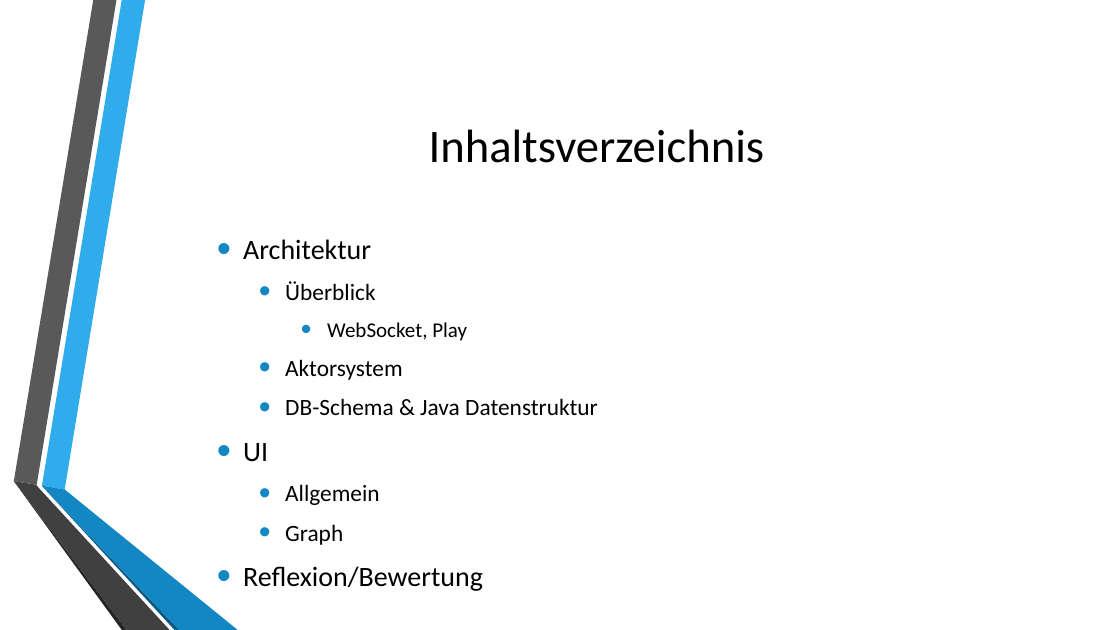
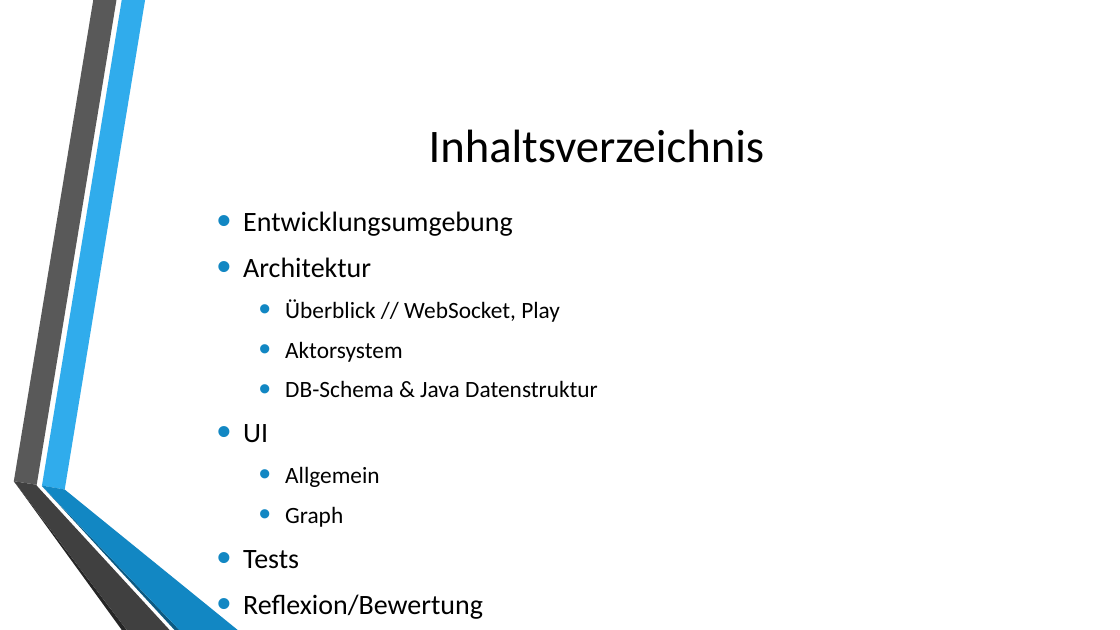
Before and after one commit to autarchprinceps/Reactive-Load-Generator, a slide deck: slide 2 of Dokumentation/Präsentation.pptx. Drawn at 1120x630 pixels with LibreOffice and Linux fonts; fonts in the diff are those of the drawing; background and template pictures are left out. Boxes give left, top, right and bottom in pixels: in the first picture for what was removed or moved away, otherwise in the second. Text is boxed around its words. In the diff, an @@ line names an element or a change of style, - is before the commit and + after.

```diff
--- a/Dokumentation/Präsentation.pptx
+++ b/Dokumentation/Präsentation.pptx
@@ text at <box>243,211,513,236</box>: paragraph added @@
+• Entwicklungsumgebung
@@ text at <box>285,299,560,322</box>: text changed; size 18 to 20 pt @@
-  • Überblick
-    • WebSocket, Play
+  • Überblick // WebSocket, Play
@@ text at <box>243,550,299,569</box>: paragraph added @@
+• Tests
```
Also in this commit, not shown: 5 slides added.
